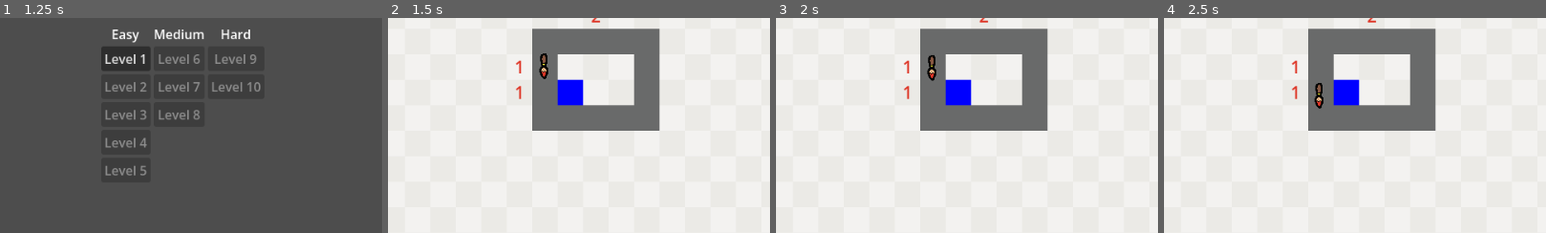
Above: before the commit, frames 1-4 (left to right).
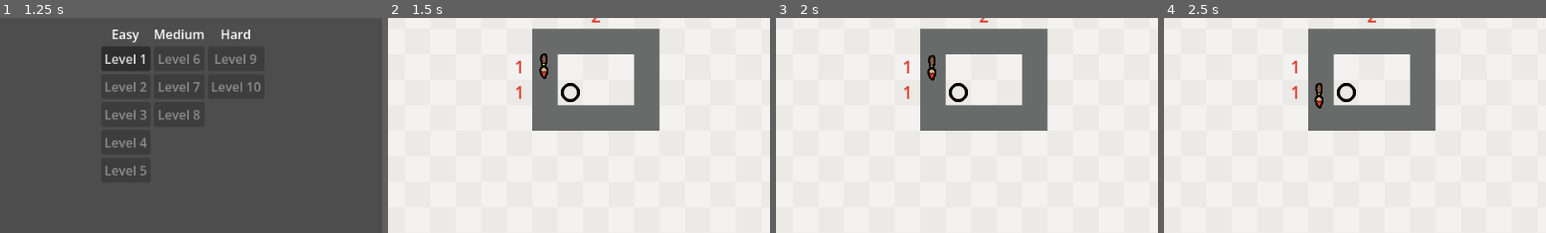
Above: after the commit, the same moments.

Repository: btoosey/Godot-Wild-Jam-99
Game: Godot game, scene res://scenes/main/main.tscn
Same seed, same stepped clock (60 frames per second), same inputs: the game is played once before the commit and once after it.
Inputs (mouse positions are % of the whole screen's width and height, from its top left):
- Up to frame 1 (1.25 s): click "Start Game" at 0.5 s
- Up to frame 2 (1.5 s): click "Level 1" at 1.25 s
- Up to frame 3 (2 s): no input
- Up to frame 4 (2.5 s): click (15, 77) at 2 s
The pictures show only the part of the screen within x 26-76%, y 33-83%; the shares and areas given below are measured in that part.

Frame 1 is identical in both runs. In frame 2, 0.9% of the frame differs, in the area x 44-52%, y 28-41%; in frame 3, 0.9%; in frame 4, 0.9%.

Commit message:
ADD: player sprite

Diff:
--- a/scenes/player/player.tscn
+++ b/scenes/player/player.tscn
@@ -2,15 +2,8 @@
 
 [ext_resource type="Script" uid="uid://ciaxnkmwk6gys" path="res://scripts/components/player/grid_mover.gd" id="1_8afob"]
 [ext_resource type="Script" uid="uid://cd7xcpyhx806m" path="res://scenes/player/player.gd" id="1_dovo2"]
+[ext_resource type="Texture2D" uid="uid://bks4u20erep5q" path="res://assets/sprites/player.png" id="2_lvxji"]
 [ext_resource type="Script" uid="uid://d4ih73a18ph8q" path="res://scenes/player/player_camera.gd" id="3_gmlin"]
-
-[sub_resource type="Gradient" id="Gradient_x7p2l"]
-colors = PackedColorArray(0, 0, 1, 1, 0, 0, 1, 1)
-
-[sub_resource type="GradientTexture2D" id="GradientTexture2D_dovo2"]
-gradient = SubResource("Gradient_x7p2l")
-width = 32
-height = 32
 
 [sub_resource type="RectangleShape2D" id="RectangleShape2D_lynmg"]
 size = Vector2(16, 16)
@@ -21,7 +14,7 @@
 [node name="Visuals" type="CanvasGroup" parent="." unique_id=1882564382]
 
 [node name="Sprite2D" type="Sprite2D" parent="Visuals" unique_id=738659998]
-texture = SubResource("GradientTexture2D_dovo2")
+texture = ExtResource("2_lvxji")
 
 [node name="CollisionShape2D" type="CollisionShape2D" parent="." unique_id=1979325154]
 shape = SubResource("RectangleShape2D_lynmg")
Binary file added: assets/sprites/player.png
Not shown, added: assets/sprites/player.png.import
